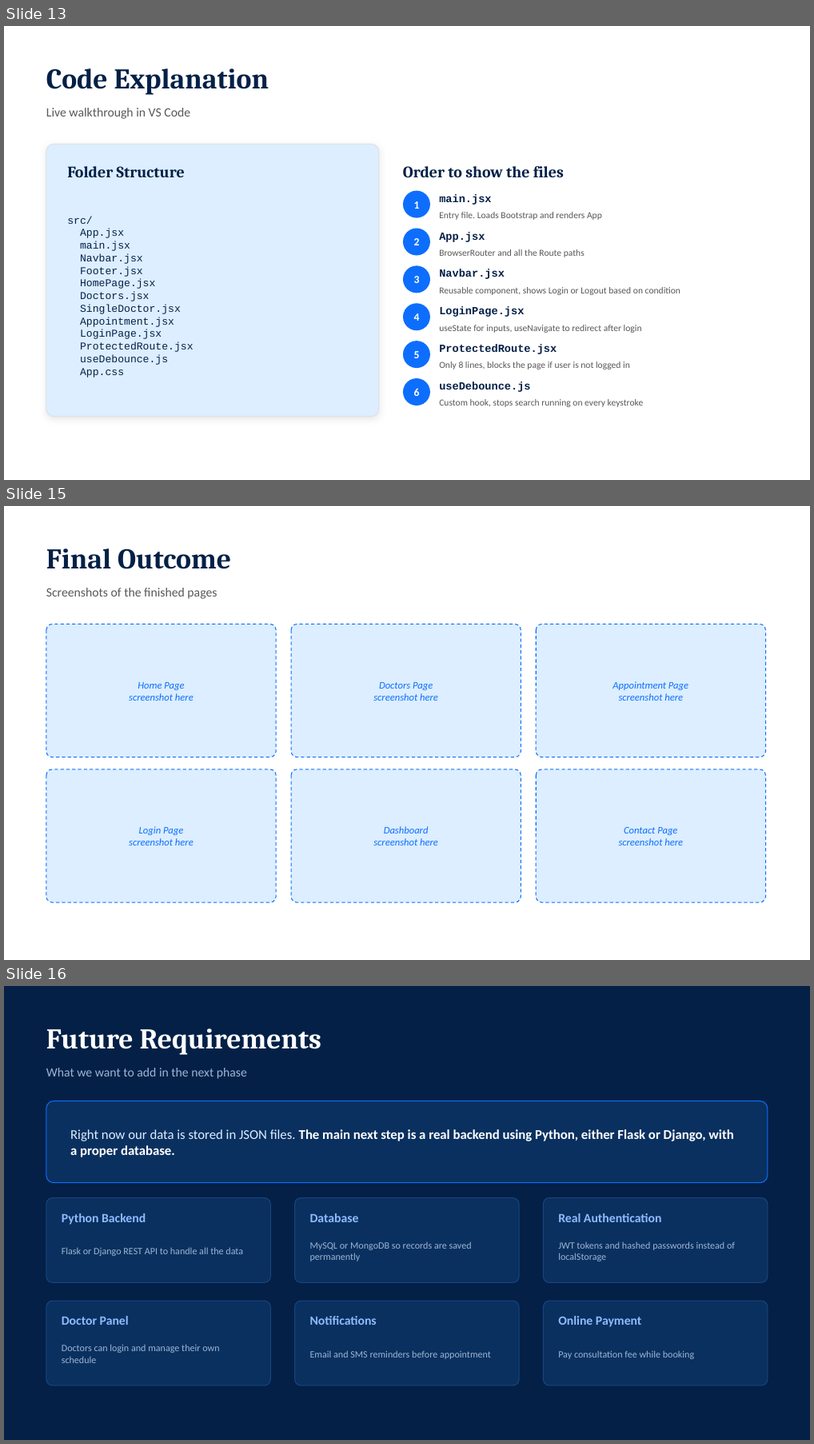
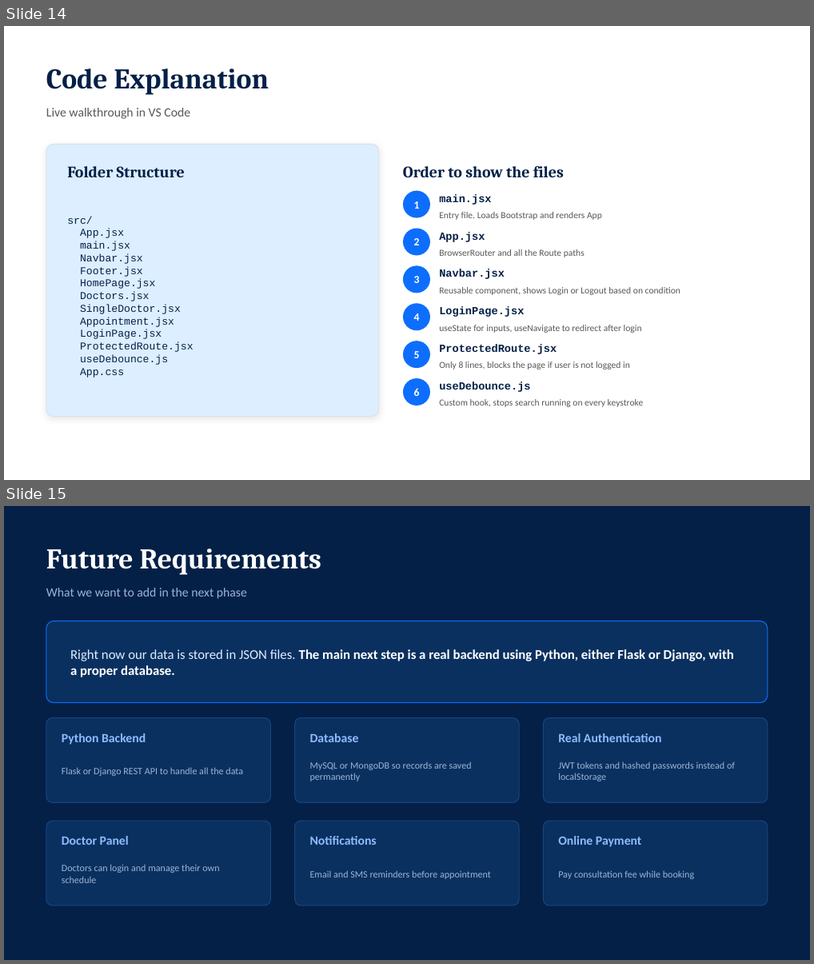
Before and after one commit to mani9kanta3/hospital-management-system, a slide deck: MediCare_HMS_Review.pptx. Shown one above the other, each under a label of ours: slides 13, 15 and 16 before the commit, slides 14 and 15 after it; the slides between them are not shown. The pictures are 814x1444 and 814x964 pixels, drawn with LibreOffice and Linux fonts; fonts in the diff are those of the drawing. Boxes give left, top, right and bottom in pixels: in the first picture for what was removed or moved away, otherwise in the second. Text is boxed around its words. In the diff, an @@ line names an element or a change of style, - is before the commit and + after.

```diff
--- a/MediCare_HMS_Review.pptx
+++ b/MediCare_HMS_Review.pptx
@@ slide 15 removed at (4,506,810,960), background #FFFFFF @@
@@ text removed at (46,548,231,569) @@
-Final Outcome
@@ text removed at (46,588,217,599) @@
-Screenshots of the finished pages
@@ rounded rectangle removed at (46,624,276,757) @@
@@ rounded rectangle removed at (291,624,522,757) @@
@@ rounded rectangle removed at (536,624,766,757) @@
@@ text removed at (129,682,194,700) @@
-Home Page
-screenshot here
@@ text removed at (374,682,438,700) @@
-Doctors Page
-screenshot here
@@ text removed at (613,681,689,700) @@
-Appointment Page
-screenshot here
@@ rounded rectangle removed at (46,769,276,902) @@
@@ rounded rectangle removed at (291,769,522,902) @@
@@ rounded rectangle removed at (536,769,766,902) @@
@@ text removed at (129,826,194,845) @@
-Login Page
-screenshot here
@@ text removed at (374,826,438,845) @@
-Dashboard
-screenshot here
@@ text removed at (619,827,683,845) @@
-Contact Page
-screenshot here
@@ what was slide 13 is now slide 14 @@
@@ what was slide 16 is now slide 15 @@
```
Also in this commit, not shown: 12 slides changed, 6 other files.
